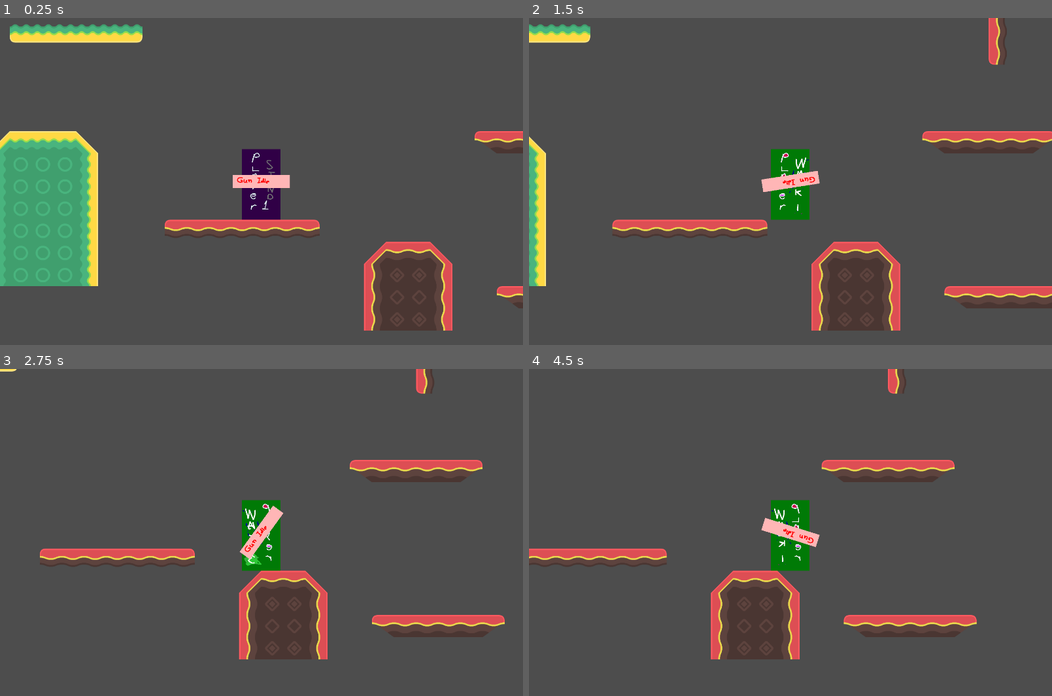
Above: before the commit, frames 1-4 (two rows, left to right).
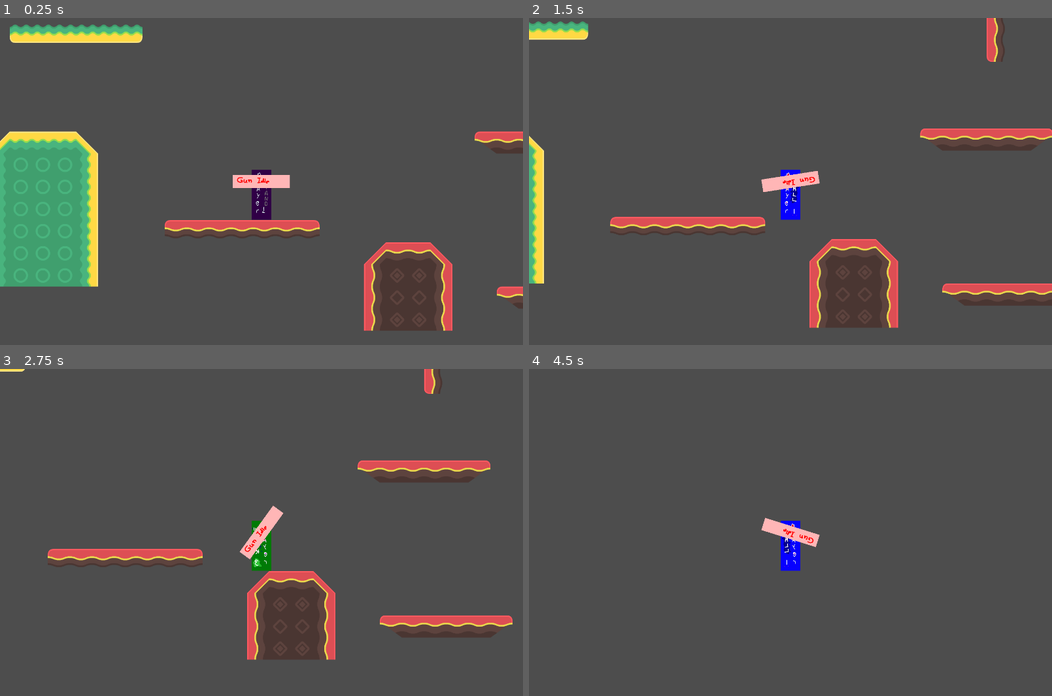
Above: after the commit, the same moments.

Repository: haruo-gabriel/portal2d
Game: Godot game, scene res://Scenes/Main/main.tscn
The game is run twice, just before and just after one commit, with the same random seed, the same clock (stepped at 60 frames per second) and the same inputs.
Inputs (mouse positions are in pixels of both pictures, inside the frame that each line leads up to):
- Up to frame 1 (0.25 s): no input
- Up to frame 2 (1.5 s): move the mouse to (905, 165) at 0.52 s; hold D (move_right) from 0.53 s (still down); click (905, 165) at 0.6 s; tap Space (jump) at 0.77 s; move the mouse to (685, 197) at 1.27 s; tap Shift (crouch) at 1.35 s
- Up to frame 3 (2.75 s): tap Space (jump) at 1.52 s; click (156, 548) at 1.55 s; move the mouse to (313, 460) at 2.02 s; release D (move_right) at 2.03 s; hold A (move_left) from 2.03 s (still down); click (313, 460) at 2.1 s
- Up to frame 4 (4.5 s): move the mouse to (764, 597) at 2.77 s; release A (move_left) at 2.78 s; hold D (move_right) 2.78-4.28 s; click (764, 597) at 2.85 s; tap Space (jump) at 3.02, 3.77 s; move the mouse to (947, 581) at 3.52 s; hold Shift (crouch) 3.53-4.28 s; click (947, 581) at 3.8 s; move the mouse to (633, 483) at 4.27 s; hold A (move_left) from 4.28 s (still down); click (633, 483) at 4.35 s

The runs differ from the first frame. In frame 1, 1.8% of the frame differs, in the area x 0-100%, y 1-95%; in frame 2, 6.1%; in frame 3, 4.6%; in frame 4, 7.9%, in the area x 0-86%, y 0-89%.

Commit message:
Moving TILE_SIZE to constants

Diff:
--- a/godot project/Scenes/Player/Scripts/player.gd
+++ b/godot project/Scenes/Player/Scripts/player.gd
@@ -11,9 +11,9 @@
 @onready var raycast: RayCast2D = $RayCast2D
 @onready var tile_map: TileMap = get_parent().get_node("TileMap")
 
-const TILE_SIZE: float = 64.0
+@onready var game_constants: GameConstants = load("res://Scripts/Resources/game_constants.tres")
 
-func get_coords() -> Vector2i:
+func shoot() -> void:
 
 	var hit: Vector2 = raycast.get_collision_point()
 	var normal: Vector2 = raycast.get_collision_normal()
@@ -23,20 +23,12 @@
 
 	hit -= tile_map.position
 
-	if abs(normal.x) > .9: hit.x -= TILE_SIZE * normal.x / 2.0
-	if abs(normal.y) > .9: hit.y -= TILE_SIZE * normal.y / 2.0
+	if abs(normal.x) > .9: hit.x -= game_constants.TILE_SIZE * normal.x / 2.0
+	if abs(normal.y) > .9: hit.y -= game_constants.TILE_SIZE * normal.y / 2.0
 
-	var x: int = floor(hit.x / TILE_SIZE)
-	var y: int = floor(hit.y / TILE_SIZE)
+	var x: int = floor(hit.x / game_constants.TILE_SIZE)
+	var y: int = floor(hit.y / game_constants.TILE_SIZE)
 
-	return Vector2i(x, y)
-
-func shoot() -> void:
-
-	var coords: Vector2i = get_coords()
-	var tile: TileData = tile_map.get_cell_tile_data(0, coords)
-
-	var can_portal: bool = tile.get_custom_data("CanPortal")
 
 func set_angle() -> void:
 
--- a/godot project/Scenes/Player/player.tscn
+++ b/godot project/Scenes/Player/player.tscn
@@ -31,10 +31,10 @@
 [ext_resource type="Script" path="res://Scenes/Player/Scripts/States/falling.gd" id="27_2dtpr"]
 
 [sub_resource type="RectangleShape2D" id="RectangleShape2D_nbok6"]
-size = Vector2(112.5, 204)
+size = Vector2(72.7969, 144)
 
 [sub_resource type="RectangleShape2D" id="RectangleShape2D_bv35t"]
-size = Vector2(112.5, 151)
+size = Vector2(76, 87)
 
 [sub_resource type="Animation" id="Animation_ou7s0"]
 resource_name = "Fall"
@@ -193,14 +193,15 @@
 offset = Vector2(0, -111)
 
 [node name="MainSprite" type="Sprite2D" parent="."]
-position = Vector2(-0.999999, -102.5)
-scale = Vector2(0.56, 0.51)
+position = Vector2(2.08165e-12, -72)
+scale = Vector2(0.282, 0.36)
 texture = ExtResource("9_c7ss2")
 script = ExtResource("3_ysinc")
 
 [node name="CrouchingSprite" type="Sprite2D" parent="."]
-position = Vector2(-0.999996, -75)
-scale = Vector2(0.55, 0.5)
+position = Vector2(-9.53674e-07, -44)
+scale = Vector2(0.38, 0.286667)
+texture = ExtResource("2_fouop")
 script = ExtResource("4_w8j8u")
 
 [node name="GunSprite" type="Sprite2D" parent="."]
@@ -209,13 +210,20 @@
 texture = ExtResource("3_swsmt")
 script = ExtResource("5_1wtye")
 
+[node name="GunSprite2" type="Sprite2D" parent="."]
+position = Vector2(0, -111)
+scale = Vector2(0.825, 0.74)
+texture = ExtResource("3_swsmt")
+script = ExtResource("5_1wtye")
+
 [node name="MainHitbox" type="CollisionShape2D" parent="."]
-position = Vector2(-0.250031, -102.5)
+position = Vector2(-0.500001, -72)
+scale = Vector2(0.783, 1)
 shape = SubResource("RectangleShape2D_nbok6")
 script = ExtResource("6_gbb4j")
 
 [node name="CrouchedHitbox" type="CollisionShape2D" parent="."]
-position = Vector2(-0.250031, -76.5)
+position = Vector2(0, -43.5)
 shape = SubResource("RectangleShape2D_bv35t")
 script = ExtResource("7_pp85t")
 
--- a/godot project/Scripts/Resources/game_constants.gd
+++ b/godot project/Scripts/Resources/game_constants.gd
@@ -4,4 +4,5 @@
 
 var GRAVITY: float = ProjectSettings.get_setting("physics/2d/default_gravity")
 
+const TILE_SIZE: int = 64 # In pixels
 const PORTAL_SIZE: float = 2.0 # Measured in game tiles
Not shown, added: godot project/Scenes/Player/.DS_Store
Not shown, changed: godot project/Scenes/Player/Sprites/.DS_Store
